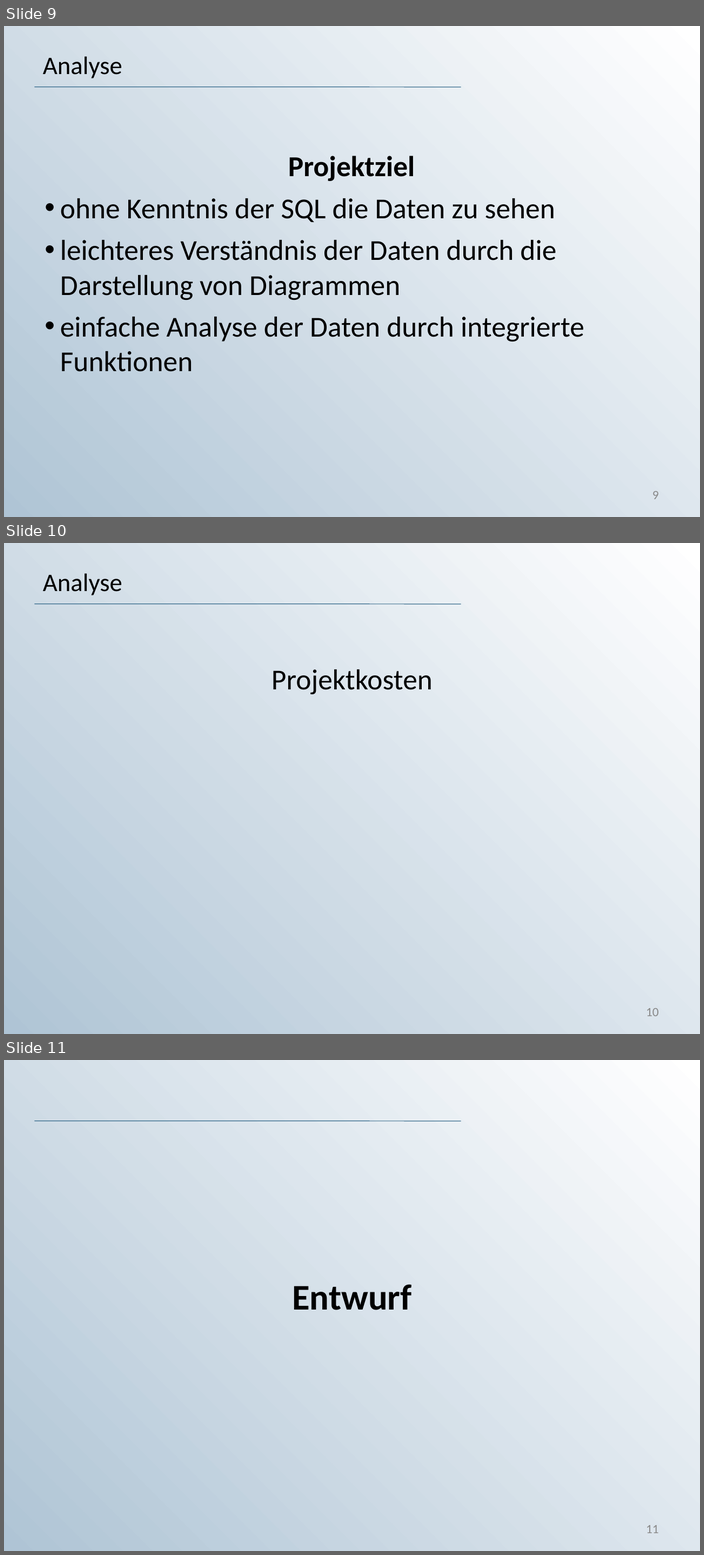
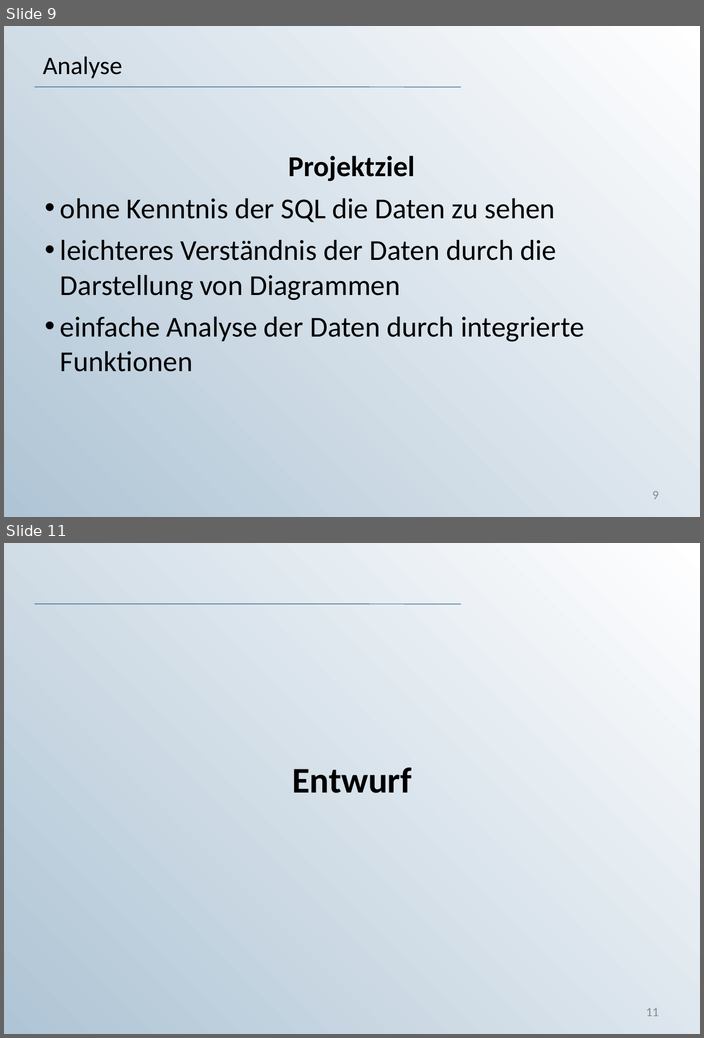
Before and after one commit to KaterinaKirova/Exam-DAVA, a slide deck: Präsentation_DAVA_Prüfung.ppt. Shown one above the other, each under a label of ours: slides 9, 10 and 11 before the commit, slides 9 and 11 after it; the slides between them are not shown. The pictures are 704x1555 and 704x1038 pixels, drawn with LibreOffice and Linux fonts; fonts in the diff are those of the drawing; background and template pictures are left out. Boxes give left, top, right and bottom in pixels: in the first picture for what was removed or moved away, otherwise in the second. Text is boxed around its words. In the diff, an @@ line names an element or a change of style, - is before the commit and + after.

```diff
--- a/Präsentation_DAVA_Prüfung.ppt
+++ b/Präsentation_DAVA_Prüfung.ppt
@@ slide 10 removed at <box>4,543,700,1034</box>, background gradient #AFC4D5 to #FFFFFF; not listed: 1 template element that a slide beside it also shows @@
@@ title removed at <box>43,573,122,595</box> @@
-Analyse
@@ text removed at <box>271,669,432,694</box> @@
-Projektkosten
@@ page number removed at <box>646,1008,658,1016</box> @@
-10
```
Also in this commit, not shown: 6 slides changed, 1 slide added, 2 other slides removed, 2 other files.
